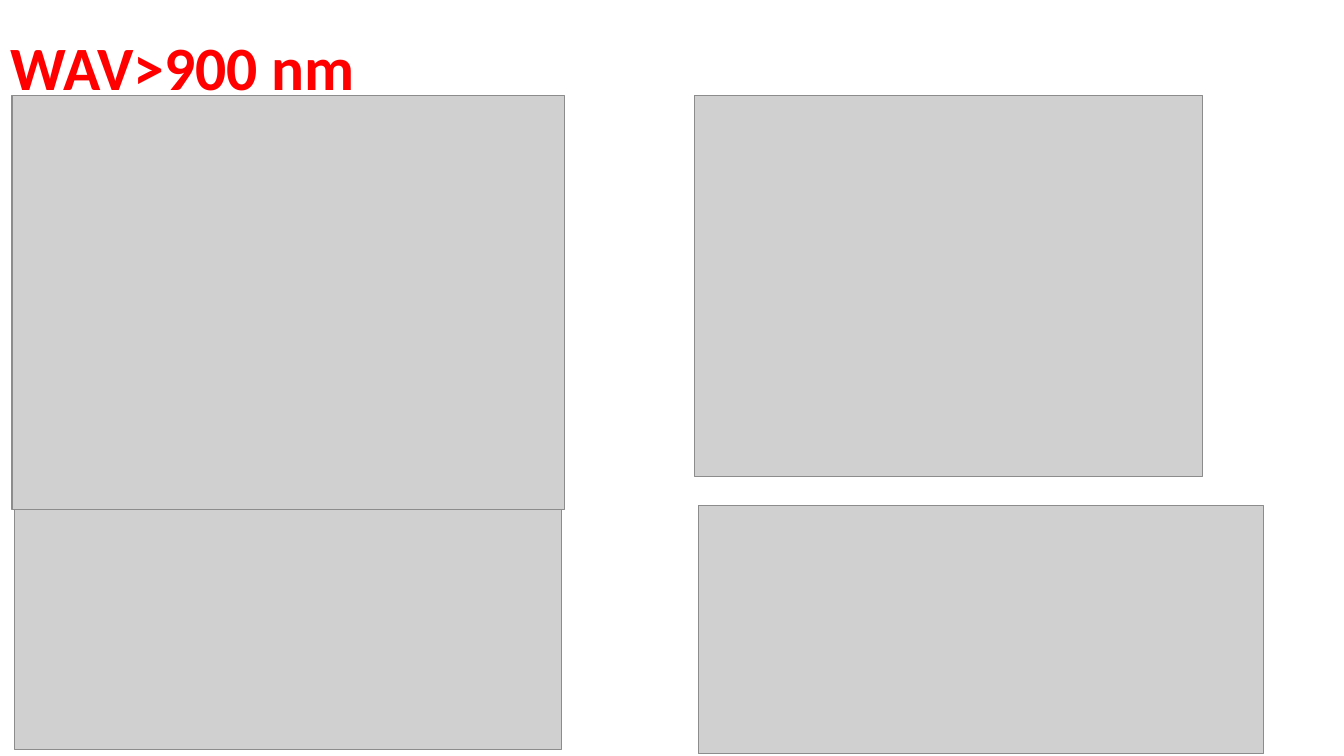
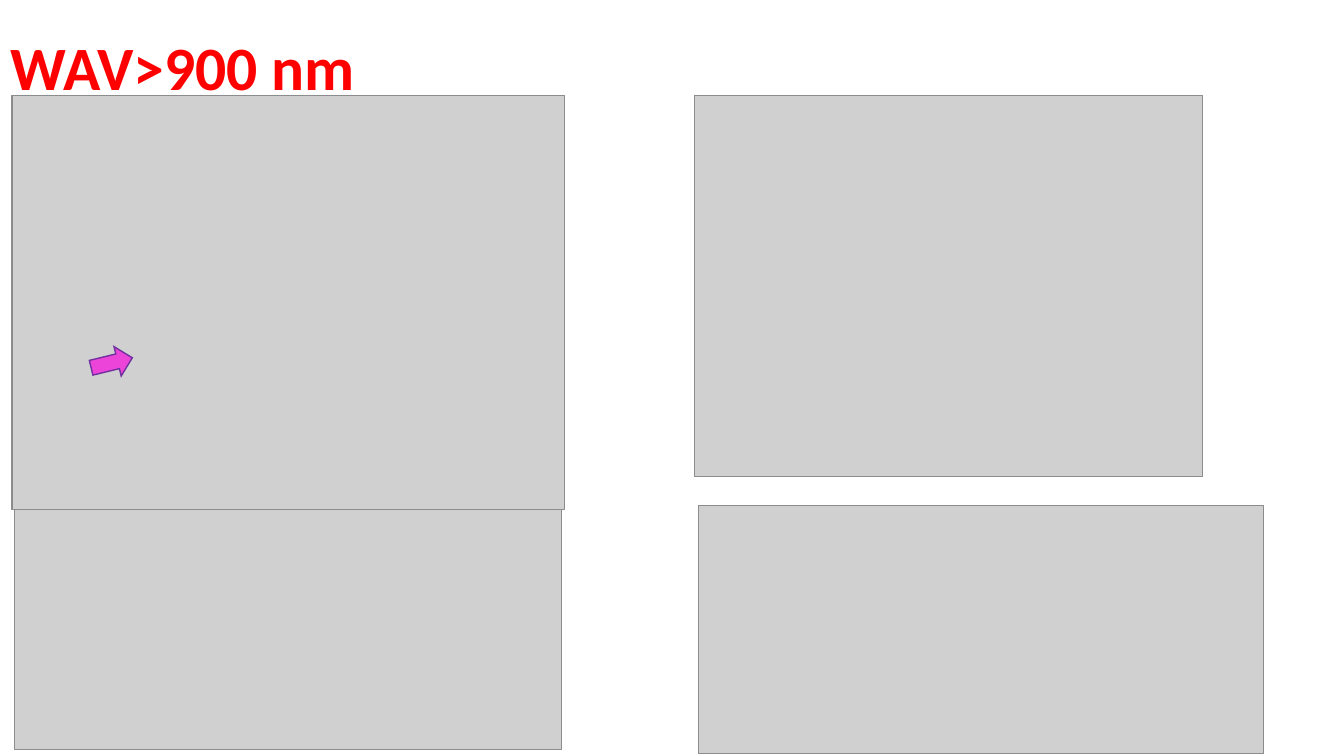
Before and after one commit to Esadeghii/Conditional-VAE, a slide deck: slide 12 of CVAE.pptx (slide 11 before the commit). Drawn at 1344x756 pixels with LibreOffice and Linux fonts; fonts in the diff are those of the drawing; grey boxes stand for pictures. Boxes give left, top, right and bottom in pixels: in the first picture for what was removed or moved away, otherwise in the second. Text is boxed around its words. In the diff, an @@ line names an element or a change of style, - is before the commit and + after.

```diff
--- a/CVAE.pptx
+++ b/CVAE.pptx
@@ right arrow added at [88,343,136,383], fill #EC44D8, outline #7030A0 1 pt @@
```
Also in this commit, not shown: 4 other slides changed, 1 slide added.
